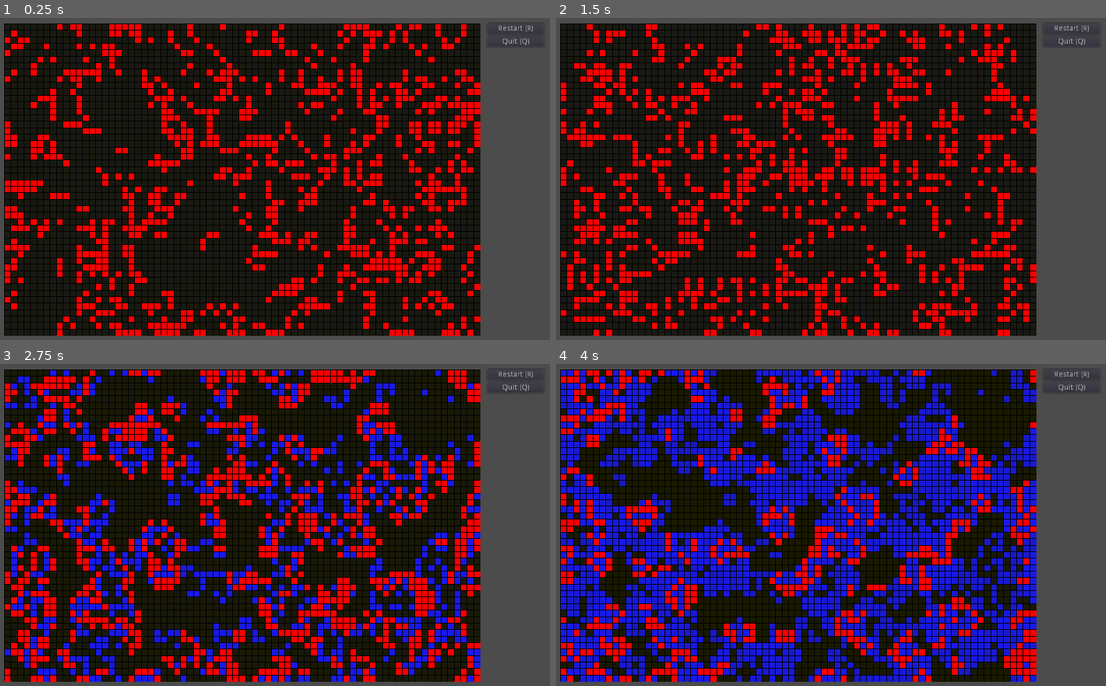
Above: before the commit, frames 1-4 (two rows, left to right).
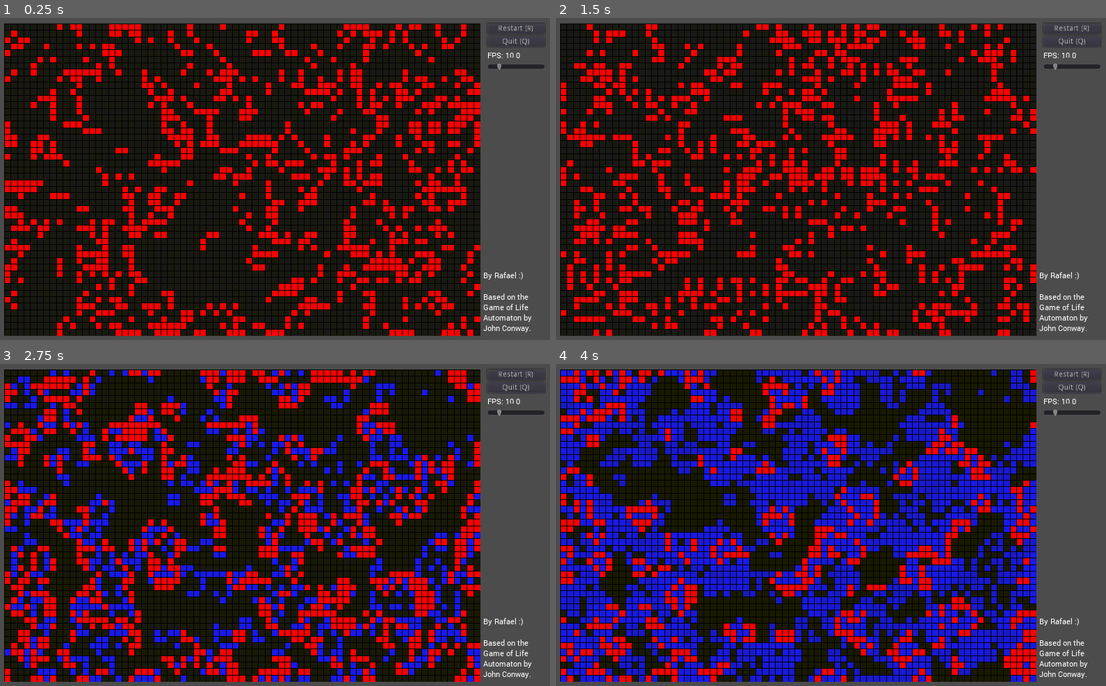
Above: after the commit, the same moments.

Repository: rafaelgdp/game-of-life
Game: Godot game, scene res://GameOfLife.tscn
The game is run twice, just before and just after one commit, with the same random seed, the same clock (stepped at 60 frames per second) and the same inputs.
Inputs (mouse positions are in pixels of both pictures, inside the frame that each line leads up to):
- Up to frame 1 (0.25 s): no input
- Up to frame 2 (1.5 s): click "Restart (R)" at 0.5 s; click "Restart (R)" at 1.25 s
- Up to frame 3 (2.75 s): click "Restart (R)" at 2 s
- Up to frame 4 (4 s): move the mouse to (952, 508) at 2.77 s; click (952, 508) at 2.92 s; move the mouse to (721, 541) at 3.52 s; click (721, 541) at 3.67 s

The runs differ from the first frame. In frame 1, 0.5% of the frame differs, in the area x 87-99%, y 10-98%; in frame 2, 0.5%; in frame 3, 0.5%; in frame 4, 0.5%.

Commit message:
Refactoring files + Custom FPS + adding font

Diff:
--- a/GameOfLife.tscn
+++ b/GameOfLife.tscn
@@ -1,7 +1,8 @@
-[gd_scene load_steps=5 format=2]
+[gd_scene load_steps=6 format=2]
 
-[ext_resource path="res://GameOfLife.gd" type="Script" id=1]
-[ext_resource path="res://UI.gd" type="Script" id=2]
+[ext_resource path="res://scripts/GameOfLife.gd" type="Script" id=1]
+[ext_resource path="res://scripts/UI.gd" type="Script" id=2]
+[ext_resource path="res://assets/UITheme.tres" type="Theme" id=3]
 
 [sub_resource type="InputEventAction" id=1]
 action = "quit"
@@ -13,26 +14,22 @@
 [node name="GameOfLife" type="Node2D"]
 script = ExtResource( 1 )
 
-[node name="UpdateTimer" type="Timer" parent="."]
-wait_time = 0.1
-autostart = true
-
 [node name="CanvasLayer" type="CanvasLayer" parent="."]
 
-[node name="UI" type="VBoxContainer" parent="CanvasLayer"]
+[node name="TopUI" type="VBoxContainer" parent="CanvasLayer"]
 anchor_left = 1.0
 anchor_right = 1.0
-margin_left = -122.93
-margin_top = 10.899
-margin_right = -16.9303
-margin_bottom = 72.899
+margin_left = -123.0
+margin_top = 11.0
+margin_right = -17.0
+margin_bottom = 167.0
 script = ExtResource( 2 )
 __meta__ = {
 "_edit_group_": true,
 "_edit_use_anchors_": false
 }
 
-[node name="RestartButton" type="Button" parent="CanvasLayer/UI"]
+[node name="RestartButton" type="Button" parent="CanvasLayer/TopUI"]
 margin_right = 106.0
 margin_bottom = 20.0
 text = "Restart (R)"
@@ -40,7 +37,7 @@
 "_edit_use_anchors_": false
 }
 
-[node name="QuitButton" type="Button" parent="CanvasLayer/UI"]
+[node name="QuitButton" type="Button" parent="CanvasLayer/TopUI"]
 margin_top = 24.0
 margin_right = 106.0
 margin_bottom = 44.0
@@ -50,17 +47,50 @@
 "_edit_use_anchors_": false
 }
 
-[node name="AuthorLabel" type="RichTextLabel" parent="CanvasLayer/UI"]
+[node name="SpeedSliderLabel" type="RichTextLabel" parent="CanvasLayer/TopUI"]
 margin_top = 48.0
 margin_right = 106.0
-margin_bottom = 48.0
+margin_bottom = 68.0
+rect_min_size = Vector2( 50, 20 )
+theme = ExtResource( 3 )
 bbcode_enabled = true
-bbcode_text = "[center]By Rafael Pontes[/center]
+bbcode_text = "FPS: 10"
+text = "FPS: 10"
+scroll_active = false
 
-[fill]Based on the Game of Life Automaton by John Conway.[/fill]"
-text = "By Rafael Pontes
+[node name="HSlider" type="HSlider" parent="CanvasLayer/TopUI"]
+margin_top = 72.0
+margin_right = 106.0
+margin_bottom = 88.0
+min_value = 0.1
+max_value = 60.0
+step = 0.1
+value = 10.0
+
+[node name="AuthorLabel" type="RichTextLabel" parent="CanvasLayer"]
+anchor_left = 1.0
+anchor_top = 1.0
+anchor_right = 1.0
+anchor_bottom = 1.0
+margin_left = -130.241
+margin_top = -134.338
+margin_right = -6.24097
+margin_bottom = -4.33801
+rect_min_size = Vector2( 50, 40 )
+size_flags_horizontal = 3
+size_flags_vertical = 3
+theme = ExtResource( 3 )
+bbcode_enabled = true
+bbcode_text = "By Rafael :)
 
 Based on the Game of Life Automaton by John Conway."
-[connection signal="timeout" from="UpdateTimer" to="." method="_on_UpdateTimer_timeout"]
-[connection signal="pressed" from="CanvasLayer/UI/RestartButton" to="CanvasLayer/UI" method="_on_RestartButton_pressed"]
-[connection signal="pressed" from="CanvasLayer/UI/QuitButton" to="CanvasLayer/UI" method="_on_QuitButton_pressed"]
+text = "By Rafael :)
+
+Based on the Game of Life Automaton by John Conway."
+scroll_active = false
+__meta__ = {
+"_edit_use_anchors_": false
+}
+[connection signal="pressed" from="CanvasLayer/TopUI/RestartButton" to="CanvasLayer/TopUI" method="_on_RestartButton_pressed"]
+[connection signal="pressed" from="CanvasLayer/TopUI/QuitButton" to="CanvasLayer/TopUI" method="_on_QuitButton_pressed"]
+[connection signal="value_changed" from="CanvasLayer/TopUI/HSlider" to="CanvasLayer/TopUI" method="_on_HSlider_value_changed"]
--- a/UI.gd
+++ /dev/null
@@ -1,14 +0,0 @@
-extends VBoxContainer
-
-func _on_RestartButton_pressed() -> void:
-	var ev = InputEventAction.new()
-	ev.action = "reset"
-	ev.pressed = true
-	Input.parse_input_event(ev)
-
-
-func _on_QuitButton_pressed() -> void:
-	var ev = InputEventAction.new()
-	ev.action = "quit"
-	ev.pressed = true
-	Input.parse_input_event(ev)
--- /dev/null
+++ b/assets/UITheme.tres
@@ -0,0 +1,11 @@
+[gd_resource type="Theme" load_steps=3 format=2]
+
+[sub_resource type="DynamicFontData" id=1]
+font_path = "res://assets/fonts/Roboto-Regular.ttf"
+
+[sub_resource type="DynamicFont" id=2]
+size = 15
+font_data = SubResource( 1 )
+
+[resource]
+default_font = SubResource( 2 )
--- a/project.godot
+++ b/project.godot
@@ -12,7 +12,7 @@
 "base": "Reference",
 "class": "Cell",
 "language": "GDScript",
-"path": "res://Cell.gd"
+"path": "res://scripts/Cell.gd"
 } ]
 _global_script_class_icons={
 "Cell": ""
@@ -22,7 +22,11 @@
 
 config/name="Game of Life"
 run/main_scene="res://GameOfLife.tscn"
-config/icon="res://icon.png"
+config/icon="res://assets/icon.png"
+
+[autoload]
+
+Global="*res://scripts/Global.gd"
 
 [display]
 
@@ -44,4 +48,4 @@
 
 [rendering]
 
-environment/default_environment="res://default_env.tres"
+environment/default_environment="res://assets/default_env.tres"
--- a/GameOfLife.gd
+++ b/scripts/GameOfLife.gd
@@ -7,11 +7,23 @@
 var width = 73
 var height = 48
 var buffer_index = 0
+export var fps : float = 10.0 setget set_speed
+
+func set_speed(v):
+	fps = v
+	update_time = 1 / fps
+
+func on_fps_updated(nf):
+	self.fps = nf
+
+onready var quit_button := $CanvasLayer/TopUI/QuitButton
 
 func _ready() -> void:
+	Global.connect("fps_updated", self, "on_fps_updated")
+	self.fps = Global.fps
 	if OS.get_name() == "HTML5":
-		$CanvasLayer/UI/QuitButton.disabled = true
-		$CanvasLayer/UI/QuitButton.visible = false
+		quit_button.disabled = true
+		quit_button.visible = false
 
 	randomize()
 	cell_buffer.append([])
@@ -25,12 +37,19 @@
 			cell_buffer[1][i].append(Cell.new(a))
 	update()
 
-func _on_UpdateTimer_timeout() -> void:
-	update_cell_buffer()
-
 var has_update = true
+var update_timer = 0.0
+var update_time = 0.1
 
 func _process(delta: float) -> void:
+
+	update_timer += delta
+
+	if update_timer >= update_time:
+		update_timer = 0.0
+		if cell_buffer != null:
+			update_cell_buffer()
+
 	if has_update:
 		update()
 		has_update = false
--- /dev/null
+++ b/scripts/Global.gd
@@ -0,0 +1,9 @@
+extends Node
+
+signal fps_updated(new_fps)
+
+var fps : float = 10.0 setget set_fps
+
+func set_fps(v):
+	fps = clamp(v, 0.5, 60.0)
+	emit_signal("fps_updated", fps)
--- /dev/null
+++ b/scripts/UI.gd
@@ -0,0 +1,28 @@
+extends VBoxContainer
+
+func _ready():
+	Global.connect("fps_updated", self, "on_fps_updated")
+	update_speed_label(Global.fps)
+	$HSlider.value = Global.fps
+
+func on_fps_updated(fps):
+	update_speed_label(fps)
+
+func _on_RestartButton_pressed() -> void:
+	var ev = InputEventAction.new()
+	ev.action = "reset"
+	ev.pressed = true
+	Input.parse_input_event(ev)
+
+
+func _on_QuitButton_pressed() -> void:
+	var ev = InputEventAction.new()
+	ev.action = "quit"
+	ev.pressed = true
+	Input.parse_input_event(ev)
+
+func _on_HSlider_value_changed(value: float) -> void:
+	Global.fps = value
+
+func update_speed_label(value : float):
+	$SpeedSliderLabel.bbcode_text = "FPS: [color=white]" + str("%.1f" % value) + "[/color]"
Renamed: default_env.tres -> assets/default_env.tres
Binary file added: assets/fonts/Roboto-Regular.ttf
Renamed: icon.png -> assets/icon.png
Renamed: Cell.gd -> scripts/Cell.gd
